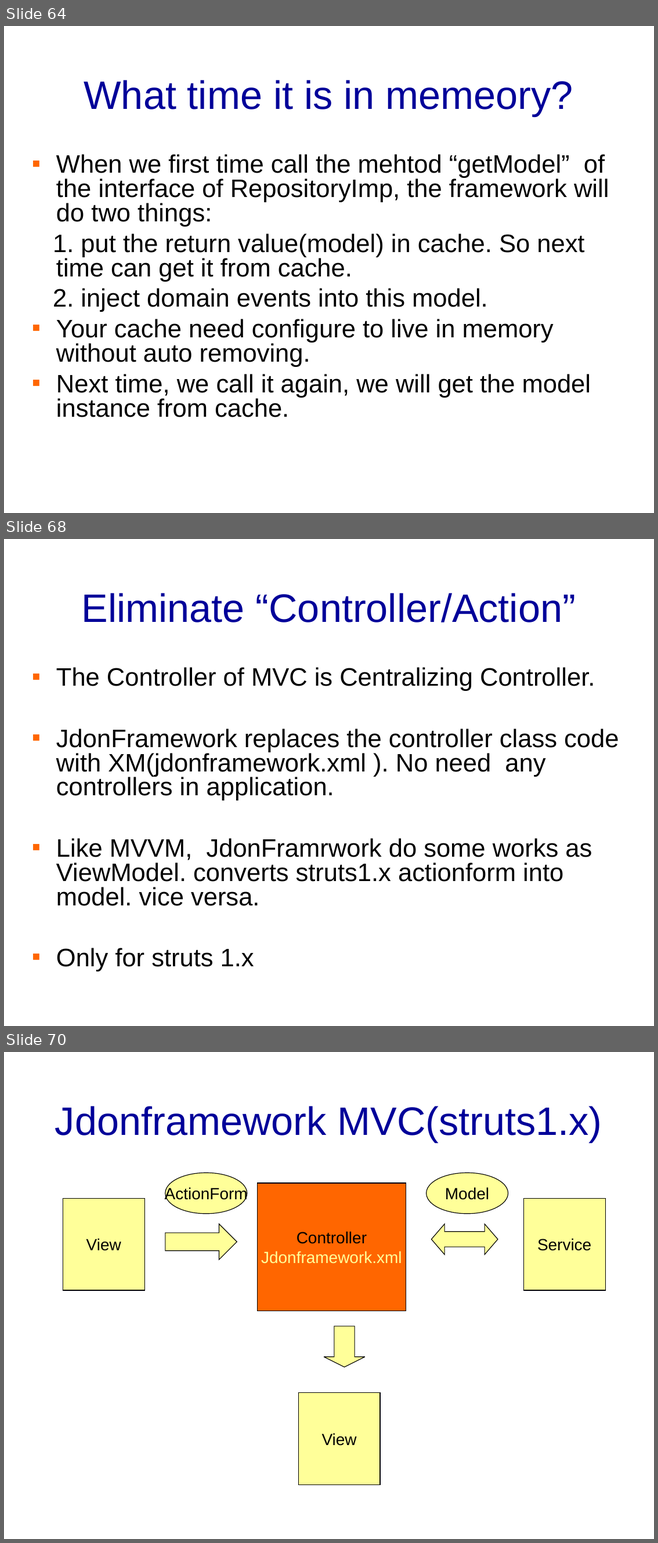
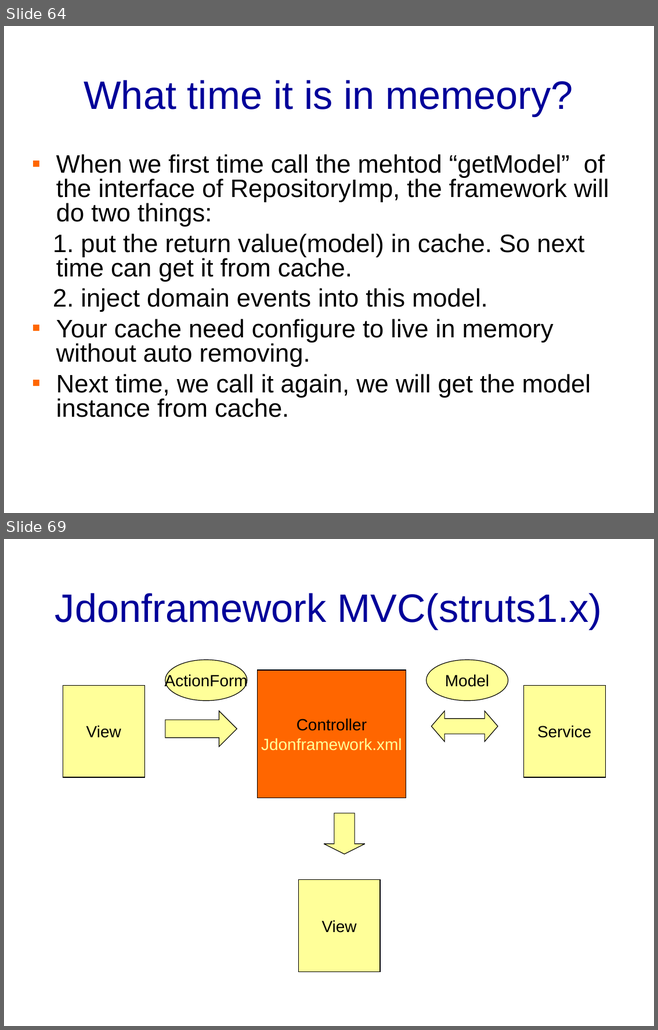
Before and after one commit to banq/jdonframework, a slide deck: doc/english/JdonFramework.ppt. Shown one above the other, each under a label of ours: slides 64, 68 and 70 before the commit, slides 64 and 69 after it; the slides between them are not shown. The pictures are 658x1543 and 658x1030 pixels, drawn with LibreOffice and Linux fonts; fonts in the diff are those of the drawing; background and template pictures are left out. Boxes give left, top, right and bottom in pixels: in the first picture for what was removed or moved away, otherwise in the second. Text is boxed around its words. In the diff, an @@ line names an element or a change of style, - is before the commit and + after.

```diff
--- a/doc/english/JdonFramework.ppt
+++ b/doc/english/JdonFramework.ppt
@@ slide 68 removed at box(4, 539, 654, 1026), background picture (left out) @@
@@ title removed at box(82, 593, 575, 623) @@
-Eliminate “Controller/Action”
@@ text removed at box(56, 667, 618, 972) @@
-▪ The Controller of MVC is Centralizing Controller.
-▪ JdonFramework replaces the controller class code with XM(jdonframework.xml ). No need any controllers in application.
-▪ Like MVVM, JdonFramrwork do some works as ViewModel. converts struts1.x actionform into model. vice versa.
-▪ Only for struts 1.x
@@ what was slide 70 is now slide 69 @@
```
Also in this commit, not shown: 5 slides changed, 1 slide added, 1 other slide removed, 6 other files.
